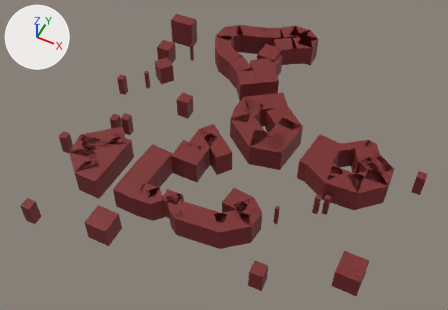
What one commit did to the FBX model Assets/Bounds/VillageColliders.fbx.
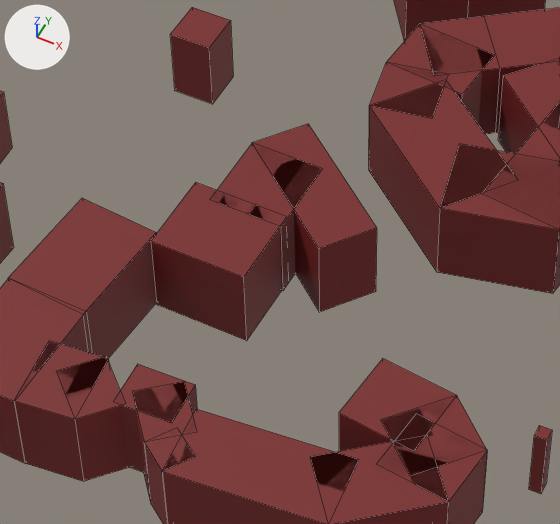
Each version is shown whole from a camera (50 mm lens) standing at (4.25, -6.568, 3.752) and looking at (2.746, -3.56, -0.008), then close up on the part from 29% to 63% of the width and 29% to 75% of the height. The axes (+X, +Y, +Z) are drawn at upper left. The lights are the same throughout. The close-ups show mesh edges as thin lines. Where no turn or scale is listed for an object, it has been applied to the vertices.

Objects in the first close-up: 'BoundingBox109', 'BoundingBox113', 'BoundingBox114', 'BoundingBox34', 'BoundingBox35', 'BoundingBox39', 'BoundingBox49', 'BoundingBox50', 'BoundingBox53', 'BoundingBox60', 'BoundingBox86', 'BoundingBox90'.
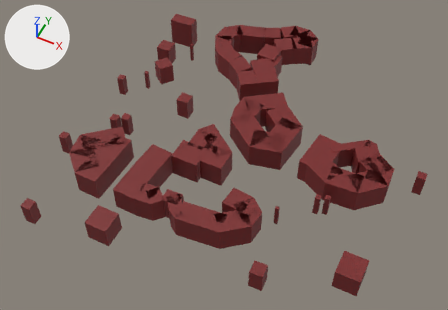
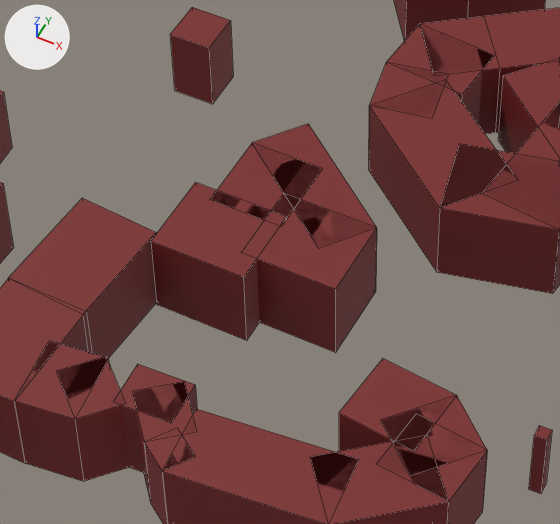
The change in detail:
Object 'BoundingBox119' (ob_boundingbox119) is new; it shows a copy of the mesh of ob_boundingbox90.
Its location is (2.764, -3.765, 0.098).

What differs and where, as boxes (x1, y1, x2, y2) in the close-ups (560 x 524 px):
'BoundingBox119', added
    after: (257, 194, 377, 352)
